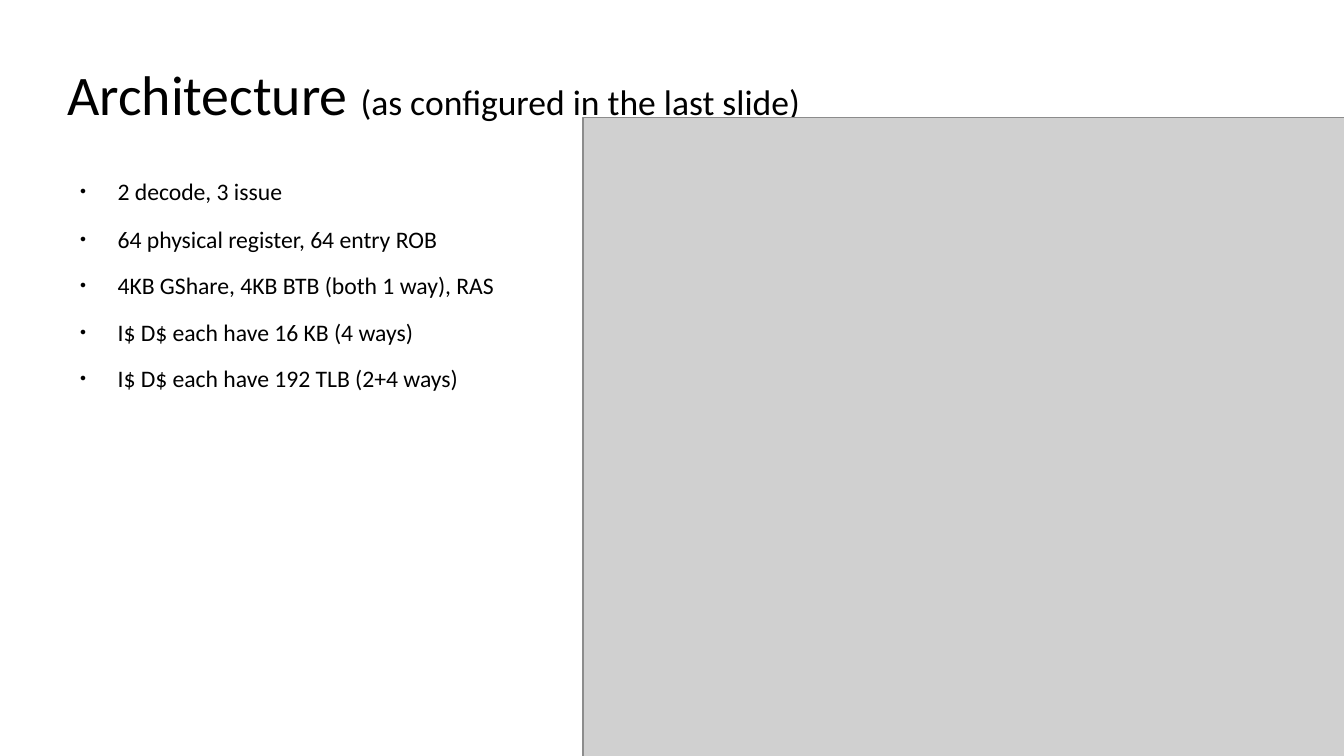
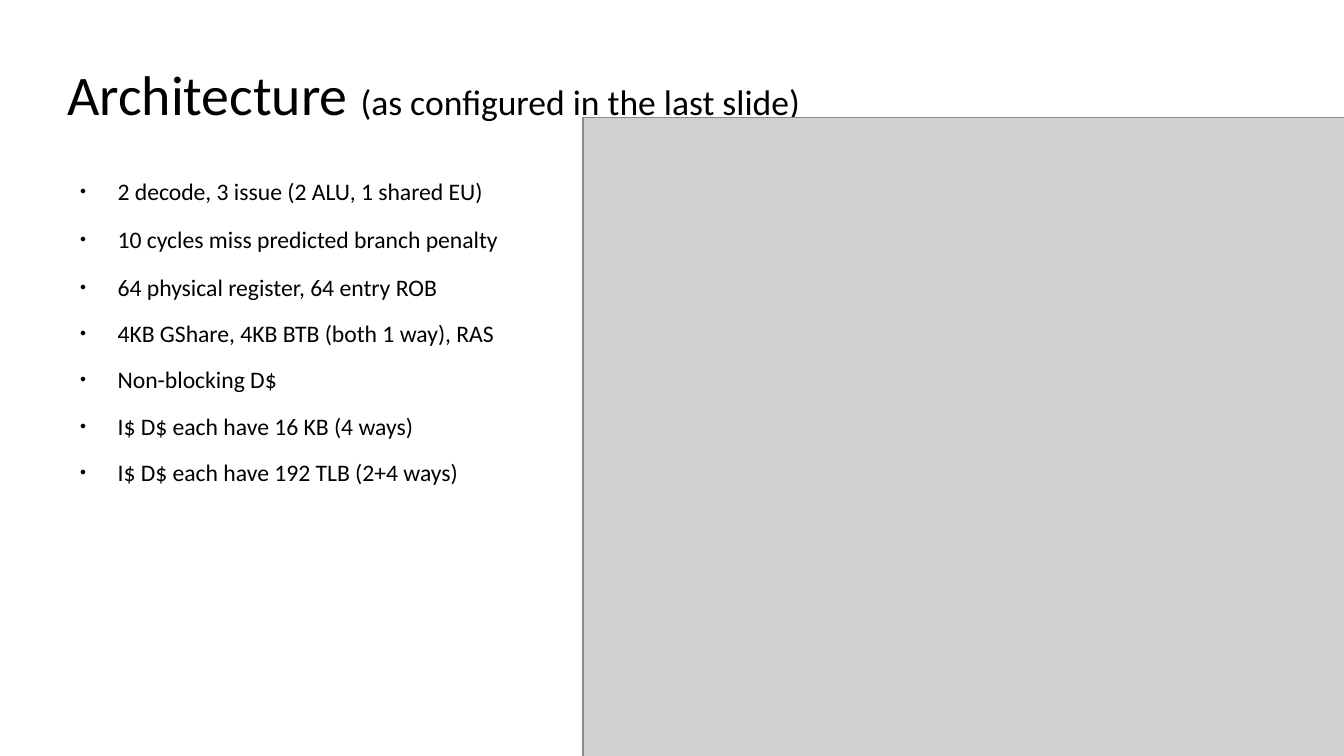
Before and after one commit to SpinalHDL/SpinalDoc, a slide deck: slide 5 of presentation/en/nax_040522/slices_nax_040522.odp. Drawn at 1344x756 pixels with LibreOffice and Linux fonts; fonts in the diff are those of the drawing; grey boxes stand for pictures. Boxes give left, top, right and bottom in pixels: in the first picture for what was removed or moved away, otherwise in the second. Text is boxed around its words. In the diff, an @@ line names an element or a change of style, - is before the commit and + after.

```diff
--- a/presentation/en/nax_040522/slices_nax_040522.odp
+++ b/presentation/en/nax_040522/slices_nax_040522.odp
@@ text at bbox=[118, 183, 498, 252]: text changed @@
-● 2 decode, 3 issue
+● 2 decode, 3 issue (2 ALU, 1 shared EU)
+● 10 cycles miss predicted branch penalty
@@ text at bbox=[118, 371, 277, 392]: paragraph added @@
+● Non-blocking D$
```
Also in this commit, not shown: 11 other slides changed, 9 slides added.
